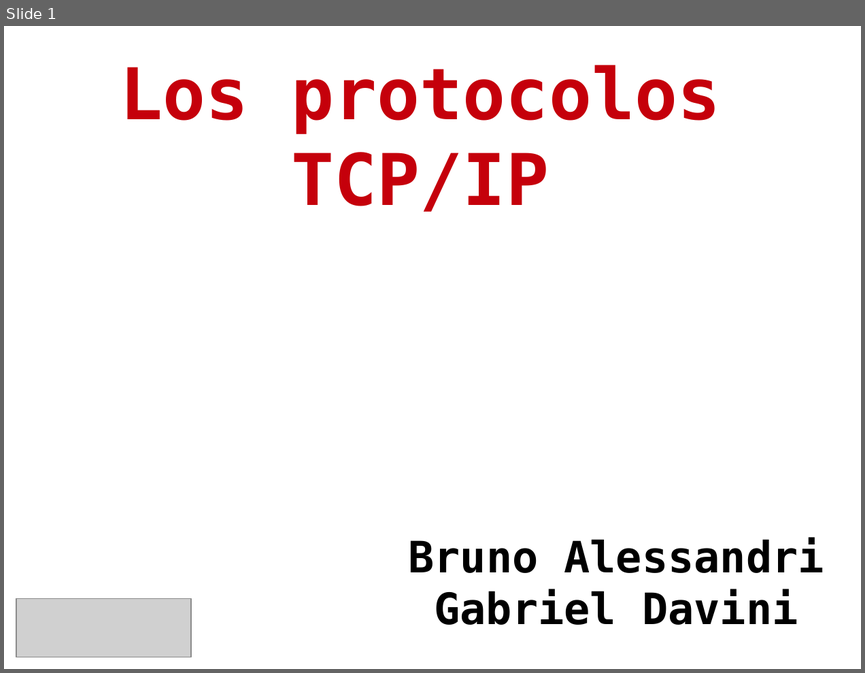
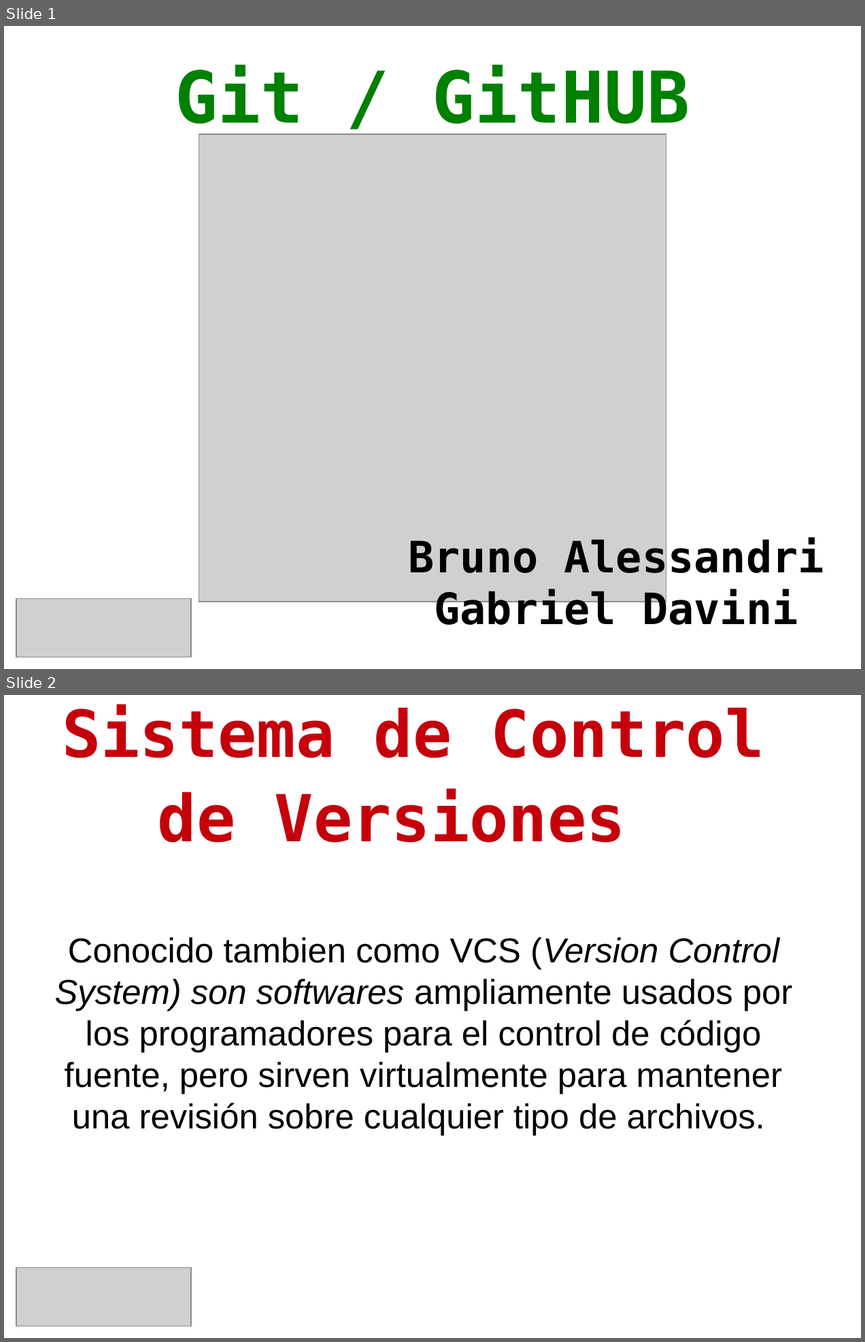
Before and after one commit to gabrielo77/TP_Git-GitHUB_CyR_UTNFRRo_2014, a slide deck: git_github.odp. Shown one above the other, each under a label of ours: slide 1 before the commit, slides 1 and 2 after it. The pictures are 865x673 and 865x1342 pixels, drawn with LibreOffice and Linux fonts; fonts in the diff are those of the drawing; grey boxes stand for pictures; background and template pictures are left out. Boxes give left, top, right and bottom in pixels: in the first picture for what was removed or moved away, otherwise in the second. Text is boxed around its words. In the diff, an @@ line names an element or a change of style, - is before the commit and + after.

```diff
--- a/git_github.odp
+++ b/git_github.odp
@@ slide 2 added at <box>4,695,861,1338</box>, background #FFFFFF @@
@@ title added at <box>62,705,764,843</box>, 60 pt, text #C5000B, bold @@
+Sistema de Control
+de Versiones
@@ subtitle added at <box>55,937,792,1135</box>, 32 pt, text #000000 @@
+Conocido tambien como VCS (Version Control System) son softwares ampliamente usados por los programadores para el control de código fuente, pero sirven virtualmente para mantener una revisión sobre cualquier tipo de archivos.
@@ picture added at <box>16,1268,192,1325</box> @@
@@ slide 1 changed as well @@
@@ title at <box>175,65,689,137</box>: text changed; text colour #C5000B to #008000 @@
-Los protocolos TCP/IP
+Git / GitHUB
@@ picture added at <box>199,134,666,601</box> @@
```
Also in this commit, not shown: 2 other slides changed, 15 other slides added, 13 slides removed, 1 other file.
